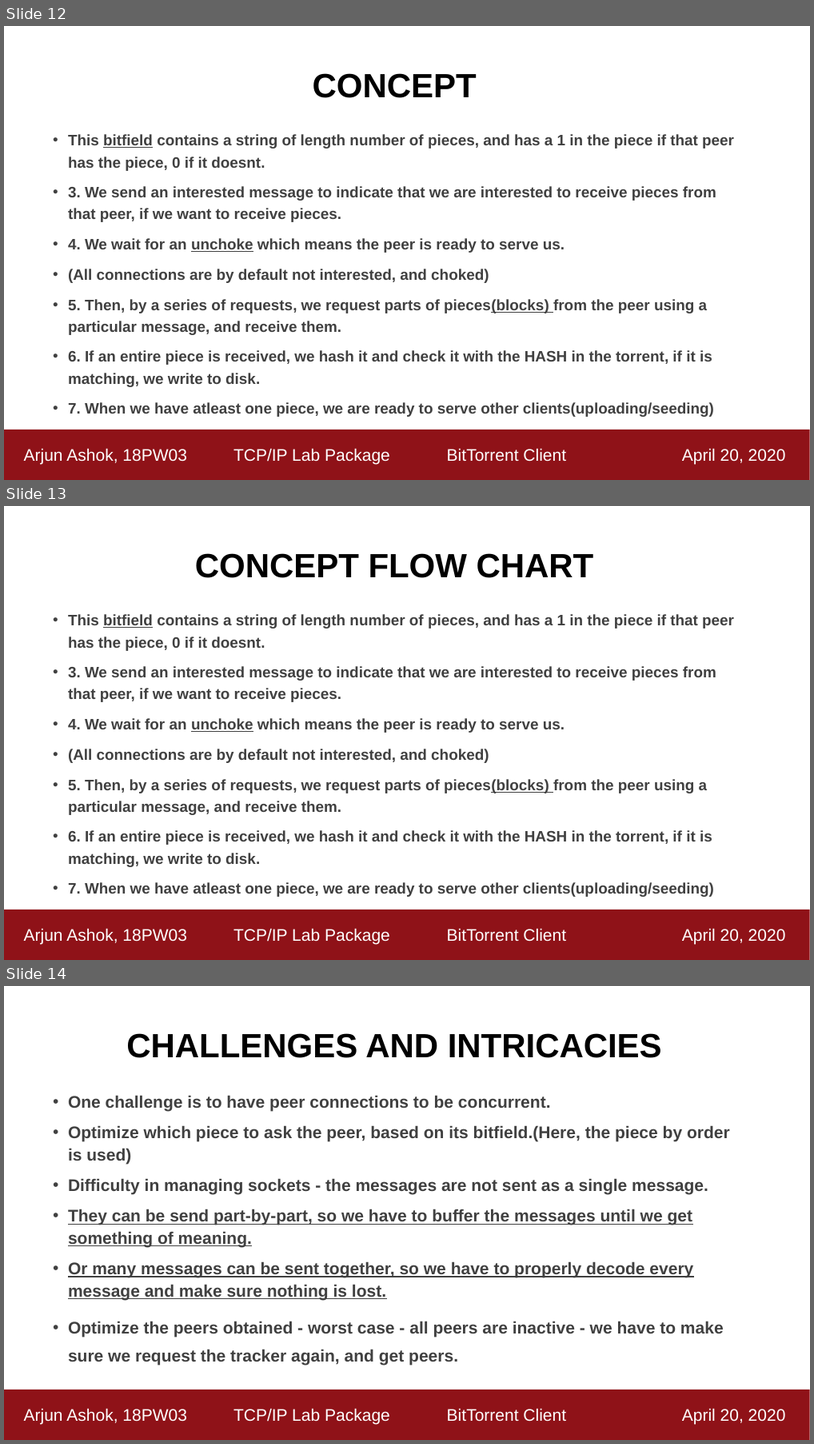
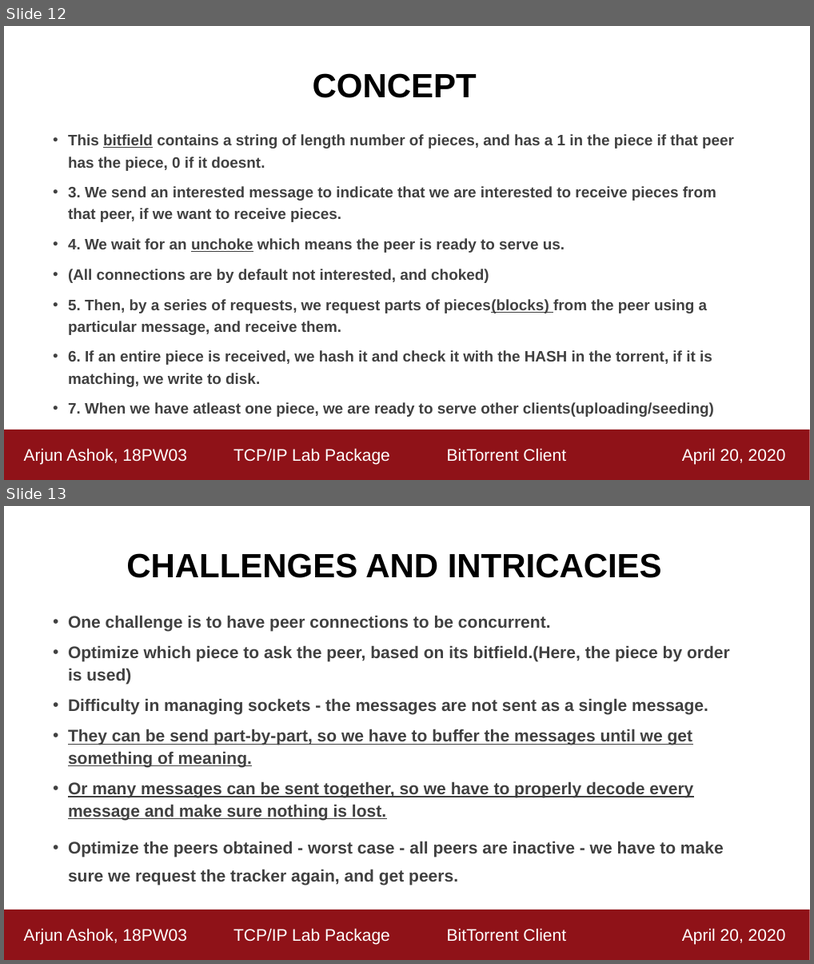
Before and after one commit to ashok-arjun/Torrenter, a slide deck: Demo_Presentation.pptx. Shown one above the other, each under a label of ours: slides 12, 13 and 14 before the commit, slides 12 and 13 after it. The pictures are 814x1444 and 814x964 pixels, drawn with LibreOffice and Linux fonts; fonts in the diff are those of the drawing. Boxes give left, top, right and bottom in pixels: in the first picture for what was removed or moved away, otherwise in the second. Text is boxed around its words. In the diff, an @@ line names an element or a change of style, - is before the commit and + after.

Commit message:
PPT v1

```diff
--- a/Demo_Presentation.pptx
+++ b/Demo_Presentation.pptx
@@ slide 13 removed at [4, 506, 810, 960], background #FFFFFF @@
@@ title removed at [195, 553, 594, 578] @@
-CONCEPT FLOW CHART
@@ text removed at [68, 614, 734, 896] @@
-• This bitfield contains a string of length number of pieces, and has a 1 in the piece if that peer has the piece, 0 if it doesnt.
-• 3. We send an interested message to indicate that we are interested to receive pieces from that peer, if we want to receive pieces.
-• 4. We wait for an unchoke which means the peer is ready to serve us.
-• (All connections are by default not interested, and choked)
-• 5. Then, by a series of requests, we request parts of pieces(blocks) from the peer using a particular message, and receive them.
-• 6. If an entire piece is received, we hash it and check it with the HASH in the torrent, if it is matching, we write to disk.
-• 7. When we have atleast one piece, we are ready to serve other clients(uploading/seeding)
@@ rectangle removed at [4, 909, 810, 960] @@
-Arjun Ashok, 18PW03 TCP/IP Lab Package BitTorrent Client April 20, 2020
@@ what was slide 14 is now slide 13 @@
```
